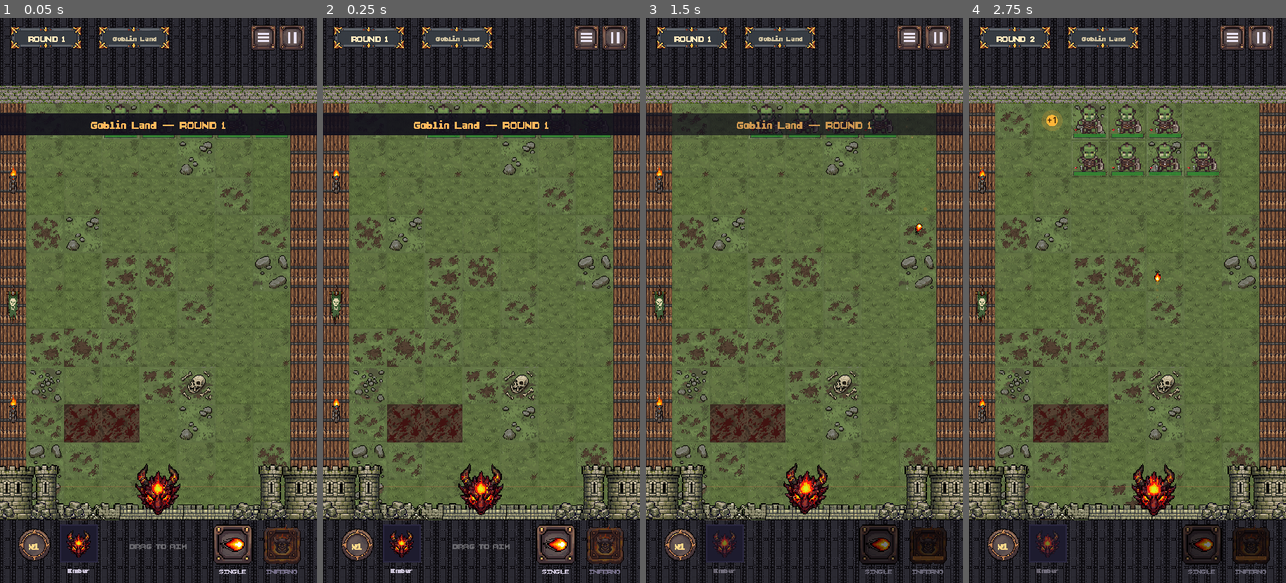
Above: before the commit, frames 1-4 (left to right).
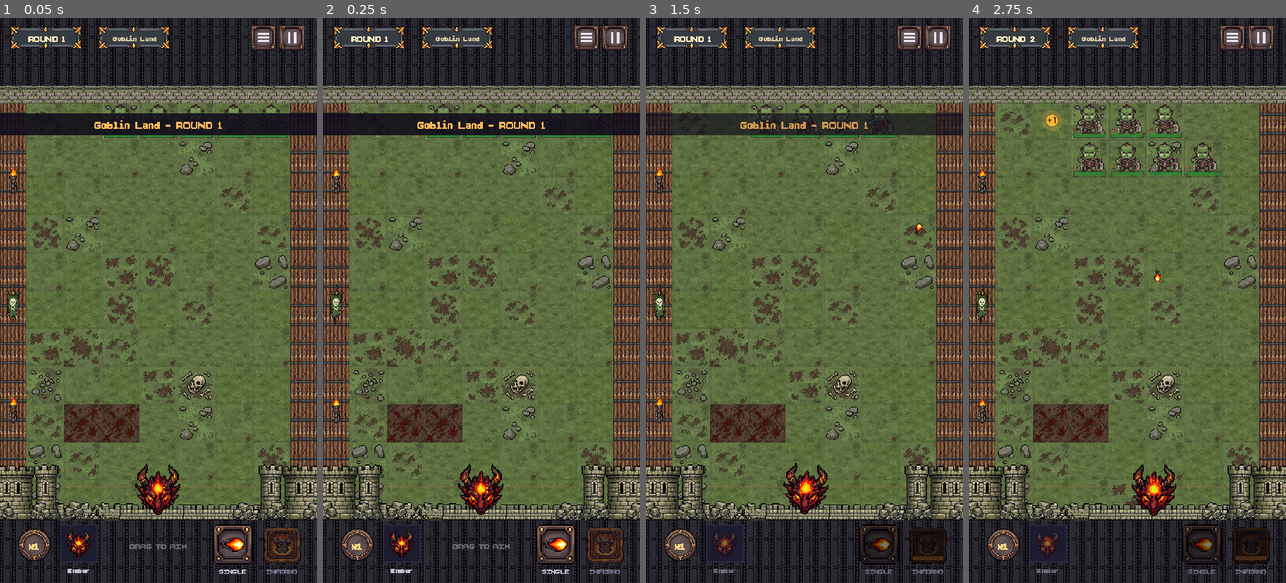
Above: after the commit, the same moments.

Repository: 40panos/-dragon
Game: Godot game, scene res://scenes/main.tscn
Two runs of this game, one before a commit and one after it. Both use one fixed random seed, a clock stepped at 60 frames per second and the inputs below.
Inputs (mouse positions are in pixels of both pictures, inside the frame that each line leads up to):
- Up to frame 1 (0.05 s): no input
- Up to frame 2 (0.25 s): no input
- Up to frame 3 (1.5 s): move the mouse to (874, 272) at 0.52 s; click (874, 272) at 0.67 s; drag from (741, 328) to (788, 413) at 1.27 s
- Up to frame 4 (2.75 s): move the mouse to (1159, 176) at 2.02 s; click (1159, 176) at 2.17 s

The runs differ from the first frame. In frame 1, 0.2% of the frame differs, in the area x 28-72%, y 18-20%; in frame 2, 0.2%; in frame 3, 0.2%; in frame 4, nothing differs.

Commit message:
Make the web build readable and full-height on phones
Two defects that only showed up on a phone.

All Greek UI text rendered as empty boxes. The pixel font has no Greek
glyphs, and on desktop the OS quietly filled them in from system fonts;
a browser build has no system fonts to fall back on. The dragon picker,
its descriptions and the unlock/area announcements were unreadable, and
so were the em dash, bullet and middle dot used as separators. They are
English now, the same call the HUD already made for the same reason,
and the separators are plain ASCII. No test depends on the wording.

A dark band sat between the field and the castle. Phones are narrower
than 720x1280, so the "expand" stretch makes the viewport taller —
1559 at 375x812 — and one copy of the background stopped short of the
HUD. It now repeats downward until it reaches it; each copy is a whole
number of cells, so the repeat lands on the grid with no seam.

Co-Authored-By: Claude Opus 5.5 <noreply@anthropic.com>

Diff:
--- a/scripts/data/dragon_type.gd
+++ b/scripts/data/dragon_type.gd
@@ -129,11 +129,11 @@
 ## Σύντομες περιγραφές για την κάρτα επιλογής δράκου.
 func special_desc() -> String:
 	match special:
-		"swarm": return "έξτρα βολή"
-		_: return "x3 ζημιά μία βολή"
+		"swarm": return "extra volley"
+		_: return "x3 damage, one volley"
 
 
 func passive_desc() -> String:
 	match passive:
-		"ball_every5": return "+1 μπάλα / 5 γύρους"
-		_: return "κάθε 5η μπάλα x2"
+		"ball_every5": return "+1 ball / 5 rounds"
+		_: return "every 5th ball x2"
--- a/scripts/hud.gd
+++ b/scripts/hud.gd
@@ -181,7 +181,7 @@
 		draw_string(font, Vector2(0, H * 0.44), "GAME OVER",
 			HORIZONTAL_ALIGNMENT_CENTER, W, 64, Color("ff9b3d"))
 		draw_string(font, Vector2(0, H * 0.44 + 58.0),
-			"SCORE %d  •  ROUND %d  •  BEST %d" % [m.score, m.level, int(m.save.get("best_score", 0))],
+			"SCORE %d  /  ROUND %d  /  BEST %d" % [m.score, m.level, int(m.save.get("best_score", 0))],
 			HORIZONTAL_ALIGNMENT_CENTER, W, 28, Color("9b93ad"))
 		draw_string(font, Vector2(0, H * 0.44 + 126.0), "TAP TO RESTART",
 			HORIZONTAL_ALIGNMENT_CENTER, W, 26, Color(1, 1, 1, 0.5))
@@ -224,7 +224,7 @@
 	var panel: Rect2 = m.picker_panel_rect()
 	draw_rect(panel, Color("2a2740"))
 	draw_rect(panel.grow(-3.0), Color("15162b"))
-	draw_string(font, Vector2(panel.position.x, panel.position.y + 48.0), "ΔΙΑΛΕΞΕ ΔΡΑΚΟ",
+	draw_string(font, Vector2(panel.position.x, panel.position.y + 48.0), "CHOOSE DRAGON",
 		HORIZONTAL_ALIGNMENT_CENTER, panel.size.x, 32, Color("ffe1ad"))
 
 	for i in m.dragons.size():
@@ -245,21 +245,21 @@
 			Color(1.0, 0.95, 0.81, 1.0 if unlocked else 0.5))
 
 		if unlocked:
-			draw_string(font, Vector2(x, y + 28.0), "%s · %d kills" % [d.special_name(), int(d.special_cost)],
+			draw_string(font, Vector2(x, y + 28.0), "%s - %d kills" % [d.special_name(), int(d.special_cost)],
 				HORIZONTAL_ALIGNMENT_CENTER, w, 16, Color("6fc3ff"))
 			draw_string(font, Vector2(x, y + 50.0), d.special_desc(),
 				HORIZONTAL_ALIGNMENT_CENTER, w, 15, Color("c9c2d6"))
 			draw_string(font, Vector2(x, y + 72.0), d.passive_desc(),
 				HORIZONTAL_ALIGNMENT_CENTER, w, 15, Color("9b93ad"))
 		else:
-			draw_string(font, Vector2(x, y + 32.0), "ΚΛΕΙΔΩΜΕΝΟΣ",
+			draw_string(font, Vector2(x, y + 32.0), "LOCKED",
 				HORIZONTAL_ALIGNMENT_CENTER, w, 17, Color("ff9b3d"))
-			draw_string(font, Vector2(x, y + 56.0), "νίκησε τον boss:",
+			draw_string(font, Vector2(x, y + 56.0), "beat the boss of:",
 				HORIZONTAL_ALIGNMENT_CENTER, w, 15, Color("9b93ad"))
 			draw_string(font, Vector2(x, y + 76.0), _unlock_area_name(d),
 				HORIZONTAL_ALIGNMENT_CENTER, w, 15, Color("c9c2d6"))
 
-	draw_string(font, Vector2(panel.position.x, panel.end.y - 18.0), "πάτα έξω για κλείσιμο",
+	draw_string(font, Vector2(panel.position.x, panel.end.y - 18.0), "tap outside to close",
 		HORIZONTAL_ALIGNMENT_CENTER, panel.size.x, 18, Color(1, 1, 1, 0.4))
 
 
@@ -267,4 +267,4 @@
 	var idx := d.unlock_after_area - 1
 	if idx >= 0 and idx < m.areas.size():
 		return m.areas[idx].display_name
-	return "περιοχή %d" % d.unlock_after_area
+	return "area %d" % d.unlock_after_area
--- a/scripts/main.gd
+++ b/scripts/main.gd
@@ -378,7 +378,7 @@
 	aoe_mode = false
 	launch_x = W * 0.5
 	phase = "aim"
-	_announce("%s — ROUND %d" % [current_area().display_name if current_area() else "", level])
+	_announce("%s - ROUND %d" % [current_area().display_name if current_area() else "", level])
 	_add_row()
 
 
@@ -546,7 +546,7 @@
 				b.queue_free()
 	var hp := maxf(10.0, round(level * area.boss_hp_mult))
 	boss = _make_block(col, 0, area.boss, hp, cw, ch, true)
-	_announce("BOSS — %s" % area.boss.display_name)
+	_announce("BOSS - %s" % area.boss.display_name)
 
 
 func _make_block(col: int, row: int, type: EnemyType, hp: float, cw: int, ch: int, as_boss: bool):
@@ -663,9 +663,9 @@
 			run_dragons.append(d.id)
 			new_dragon = true
 			unlocked_now = true
-			_announce("ΝΕΟΣ ΔΡΑΚΟΣ: %s" % d.display_name)
+			_announce("NEW DRAGON: %s" % d.display_name)
 	if not unlocked_now:
-		_announce("Η περιοχή καθαρίστηκε!")
+		_announce("AREA CLEARED!")
 
 
 # ---------------------------------------------------------------- χειρισμός
@@ -1046,9 +1046,18 @@
 		# ένα κελί και στις δύο διαστάσεις. Τεντωμένο στο ui_top έβγαινε
 		# 85.7 x 94.8: οι ραφές ξέφευγαν από το πλέγμα κατά 9px τη σειρά και
 		# η διαφορά μάζευε προς τα κάτω. Ό,τι περισσεύει το κρύβει το HUD.
+		#
+		# Το φόντο ΕΠΑΝΑΛΑΜΒΑΝΕΤΑΙ προς τα κάτω μέχρι να φτάσει το HUD. Τα
+		# κινητά είναι πιο στενόμακρα από το 720x1280 και το stretch "expand"
+		# μακραίνει την οθόνη, οπότε ένα αντίγραφο σταματούσε πριν από το
+		# κάστρο και άφηνε μαύρη λωρίδα. Κάθε αντίγραφο είναι ακέραιος αριθμός
+		# κελιών, άρα η επανάληψη πέφτει πάνω στο πλέγμα χωρίς ραφή.
 		var bg_rows := float(bg.get_height()) * COLS / float(bg.get_width())
-		draw_texture_rect(bg, Rect2(pf_left, PF_TOP, PF_W, cell * bg_rows),
-			false, area.tint)
+		var bg_h := cell * bg_rows
+		var y0 := PF_TOP
+		while y0 < ui_top:
+			draw_texture_rect(bg, Rect2(pf_left, y0, PF_W, bg_h), false, area.tint)
+			y0 += bg_h
 	else:
 		var steps := 14
 		for i in steps:
